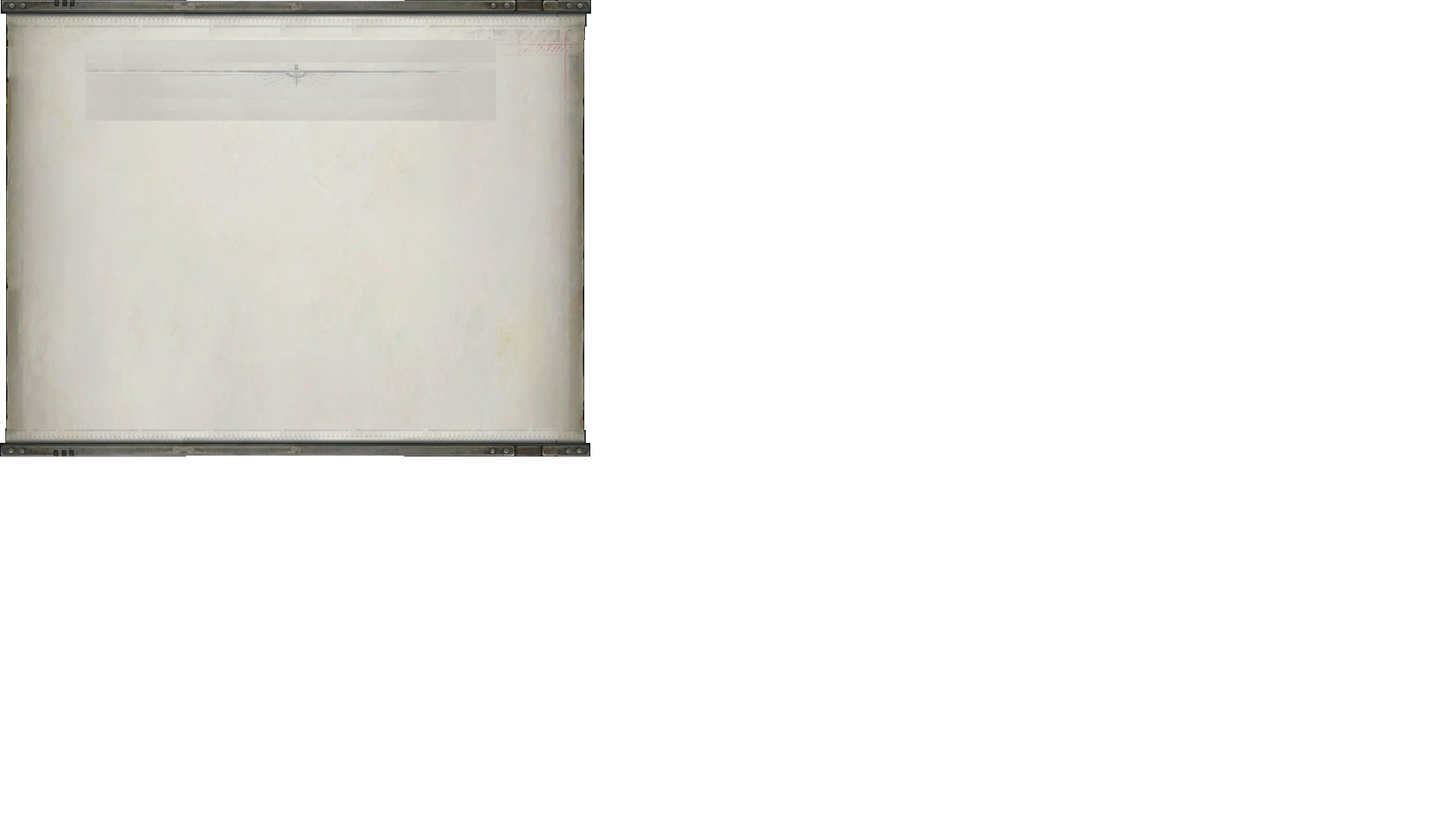
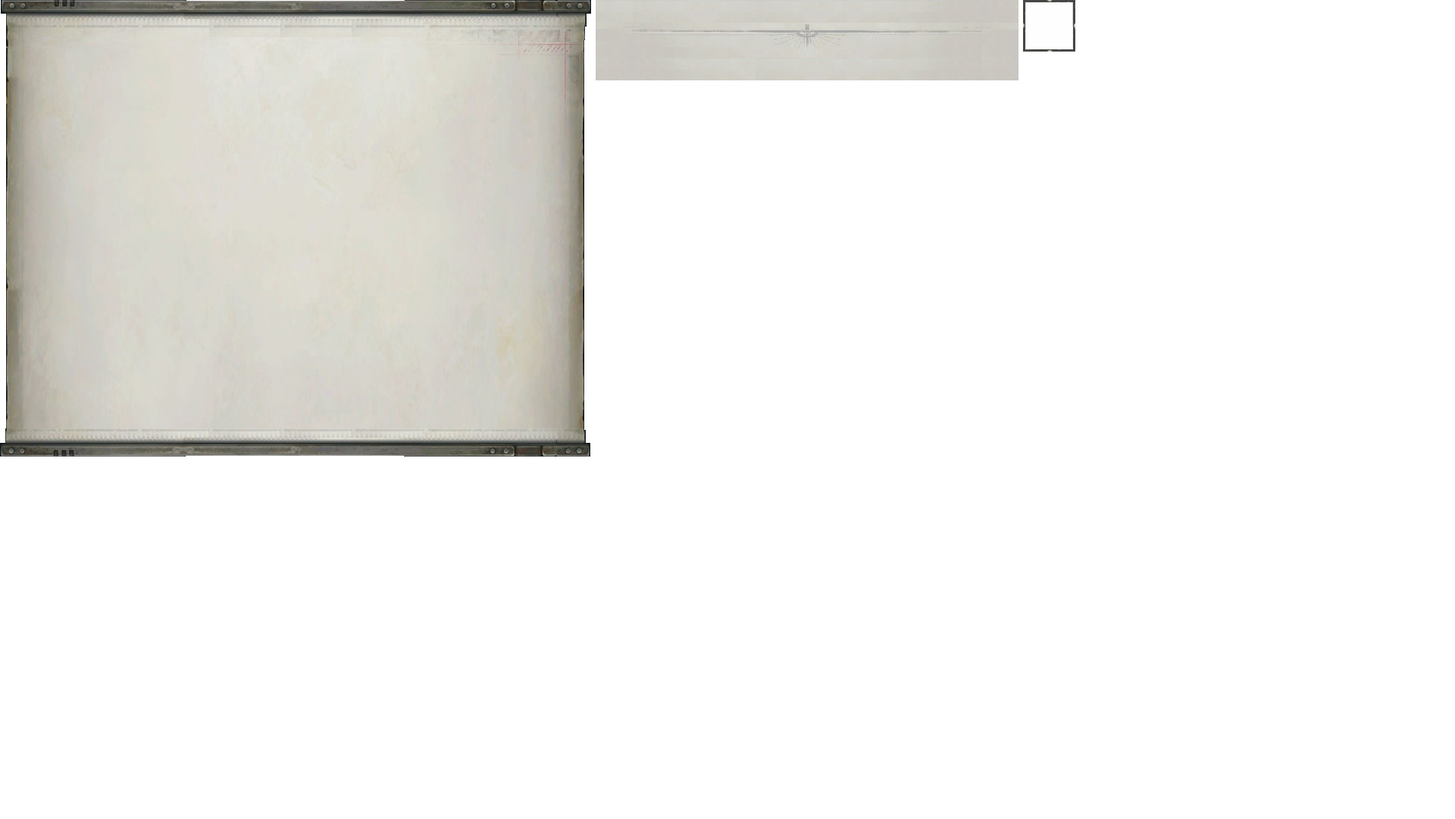
Two versions of the same layered image (w=1455, h=819). Layer-by-layer changes:
added group "header" with 3 layers above "Pasted Layer copy" over [595, 0, 1019, 81]
added layer "Layer Group #12" in group "header" over [595, 21, 640, 42]
added layer "Layer Group #14" in group "header" over [968, 0, 1019, 81]
added layer "Layer Group #13" in group "header" over [595, 0, 1008, 81]
added layer "Pasted Layer copy" above "hint page #1" over [1023, 0, 1076, 52]
added layer "hint page #1" above "Layer Group #11" over [84, 40, 497, 121]
hid "Layer Group #11" over [84, 40, 497, 121]
